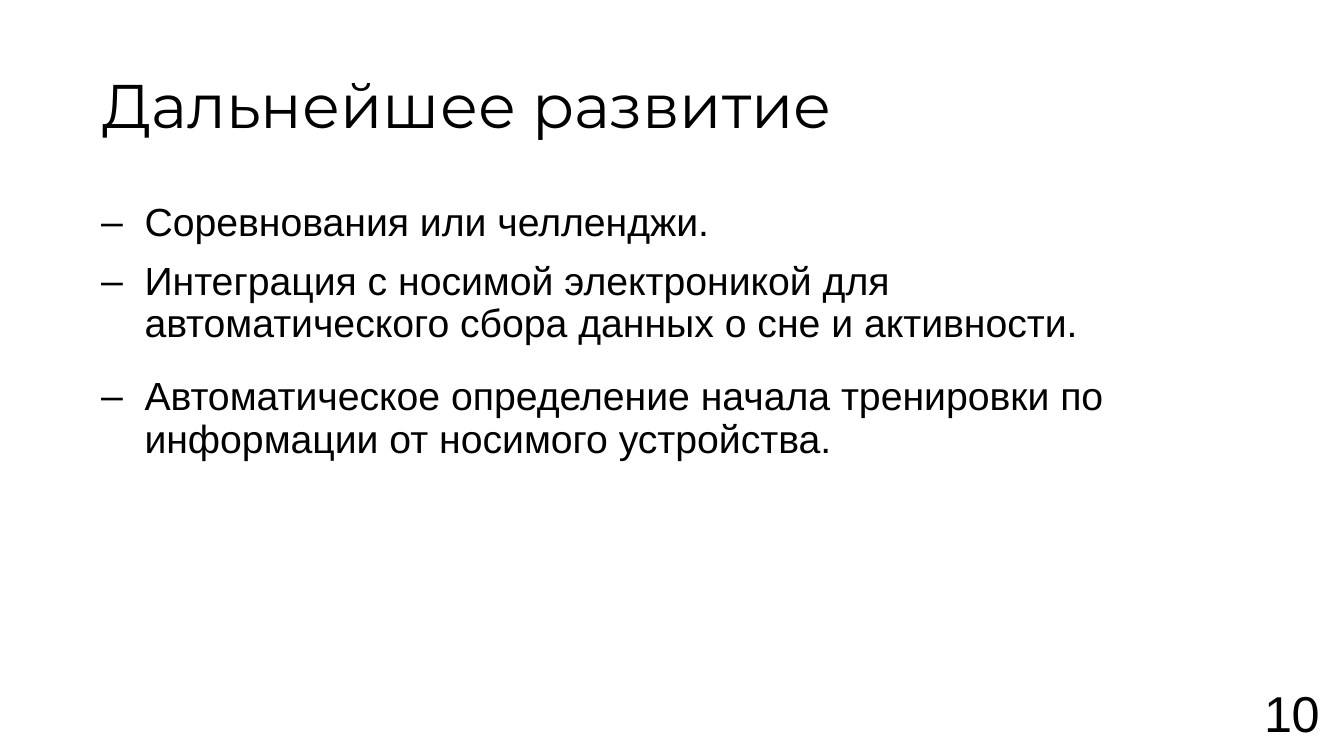
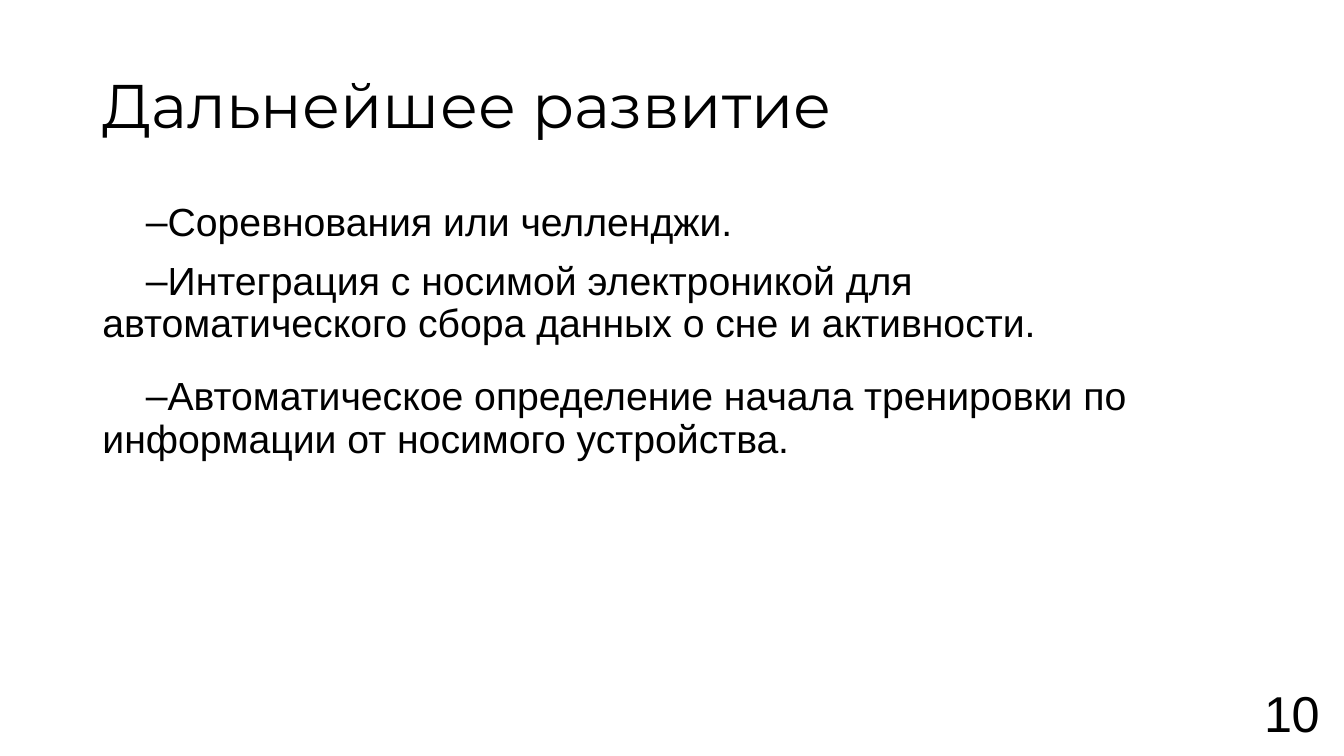
Before and after one commit to vafeenHub/VSU-scientific-activities_6-7-8-semester, a slide deck: slide 10 of src/works/diploma/presentation.odp. Drawn at 1344x756 pixels with LibreOffice and Linux fonts; fonts in the diff are those of the drawing. Boxes give left, top, right and bottom in pixels: in the first picture for what was removed or moved away, otherwise in the second. Text is boxed around its words. In the diff, an @@ line names an element or a change of style, - is before the commit and + after.

```diff
--- a/src/works/diploma/presentation.odp
+++ b/src/works/diploma/presentation.odp
@@ text "Соревнования или челленджи." at bbox=[102, 208, 1126, 461]: indent changed @@
```
Also in this commit, not shown: 7 other slides changed, 8 other files.
